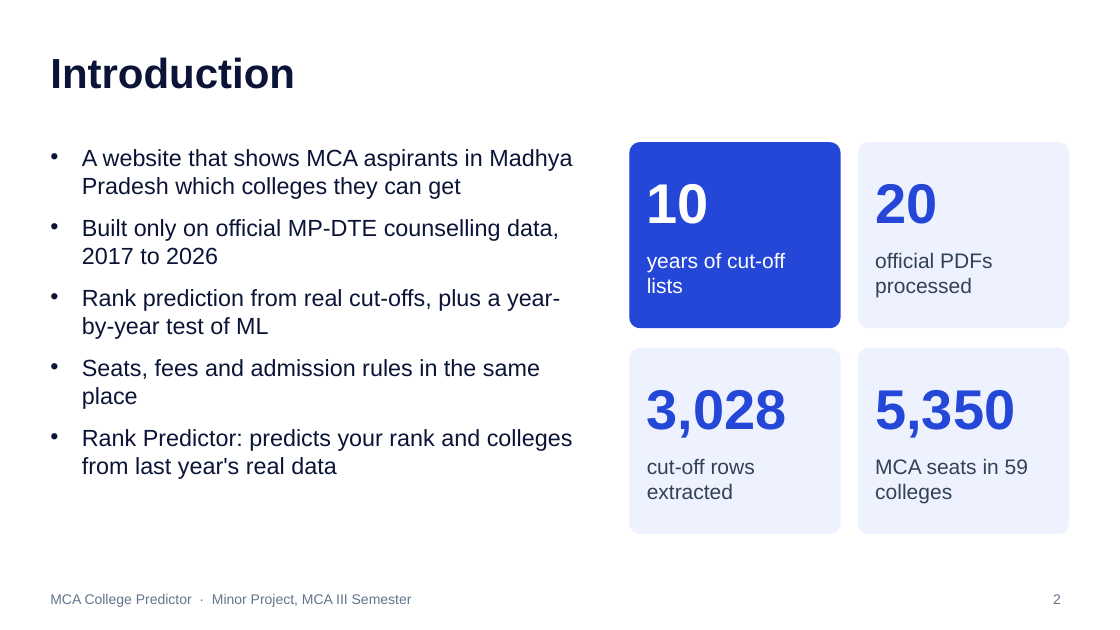
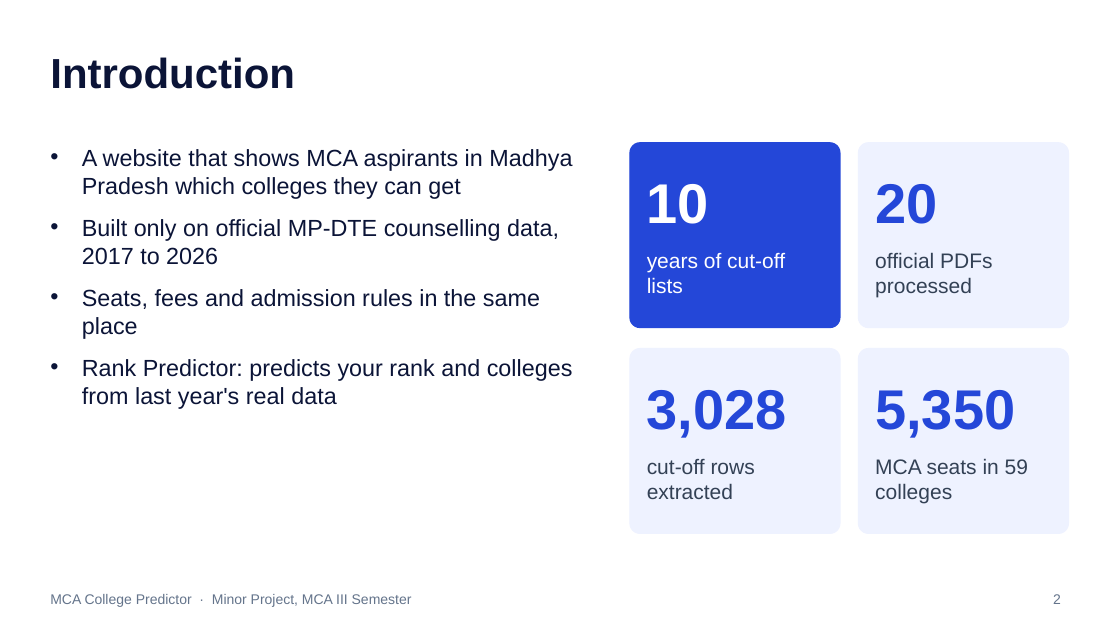
Before and after one commit to i-bhagyashree/mca-college-predictor, a slide deck: slide 2 of presentation/MCA_College_Predictor_Presentation.pptx. Drawn at 1120x630 pixels with LibreOffice and Linux fonts; fonts in the diff are those of the drawing. Boxes give left, top, right and bottom in pixels: in the first picture for what was removed or moved away, otherwise in the second. Text is boxed around its words. In the diff, an @@ line names an element or a change of style, - is before the commit and + after.

Commit message:
Presentation: drop the ML test point from the introduction

```diff
--- a/presentation/MCA_College_Predictor_Presentation.pptx
+++ b/presentation/MCA_College_Predictor_Presentation.pptx
@@ text at (82, 289, 560, 339): paragraph removed @@
-• Rank prediction from real cut-offs, plus a year-by-year test of ML
```
Also in this commit, not shown: 1 other file.
